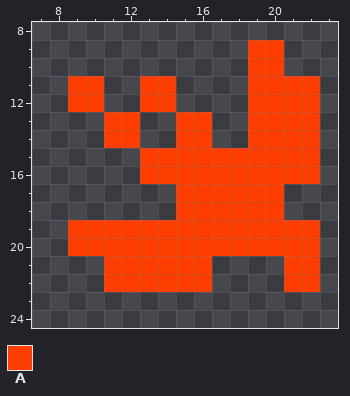
Pixel-art file: icons/current/swift_file.aseprite. Above: the version before the commit.
32x32 pixels, 1 frame. Shown: x 7..23, y 8..24.
Palette (. is transparent): A #fe3e00
Once edited:
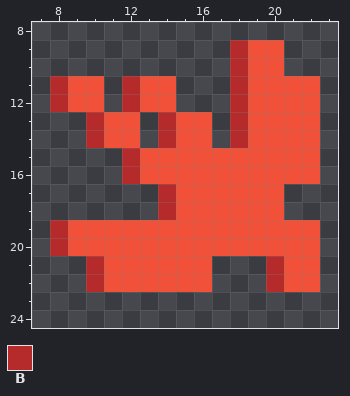
Colours new in this view: B #b52b2b
Change:
{"change": "layer \"Layer 12\" added"}
{"change": "layer \"Layer 13\" added"}
{"change": "layer \"Layer 14\" added"}
{"change": "layer \"Layer 15\" added"}
{"change": "layer \"Layer 16\" added"}
{"change": "layer \"Layer 17\" added"}
{"change": "layer \"Layer 18\" added"}
{"change": "layer \"Layer 19\" added"}
{"change": "layer \"Layer 20\" added"}
{"change": "layer \"Layer 21\" added"}
{"colour":"A","old":"#fe3e00","new":"#f05138"}
{"y":9,"x":18,"old":".","new":"B"}
{"y":10,"x":18,"old":".","new":"B"}
{"y":11,"x":8,"old":".","new":"B"}
{"y":11,"x":12,"old":".","new":"B"}
{"y":11,"x":18,"old":".","new":"B"}
{"y":12,"x":8,"old":".","new":"B"}
{"y":12,"x":12,"old":".","new":"B"}
{"y":12,"x":18,"old":".","new":"B"}
{"y":13,"x":10,"old":".","new":"B"}
{"y":13,"x":14,"old":".","new":"B"}
{"y":13,"x":18,"old":".","new":"B"}
{"y":14,"x":10,"old":".","new":"B"}
{"y":14,"x":14,"old":".","new":"B"}
{"y":14,"x":18,"old":".","new":"B"}
{"y":15,"x":12,"old":".","new":"B"}
{"y":16,"x":12,"old":".","new":"B"}
{"y":17,"x":14,"old":".","new":"B"}
{"y":18,"x":14,"old":".","new":"B"}
{"y":19,"x":8,"old":".","new":"B"}
{"y":20,"x":8,"old":".","new":"B"}
{"y":21,"x":10,"old":".","new":"B"}
{"y":21,"x":20,"old":".","new":"B"}
{"y":22,"x":10,"old":".","new":"B"}
{"y":22,"x":20,"old":".","new":"B"}
{"label":"changed","picture_box":[50,40,320,292]}
